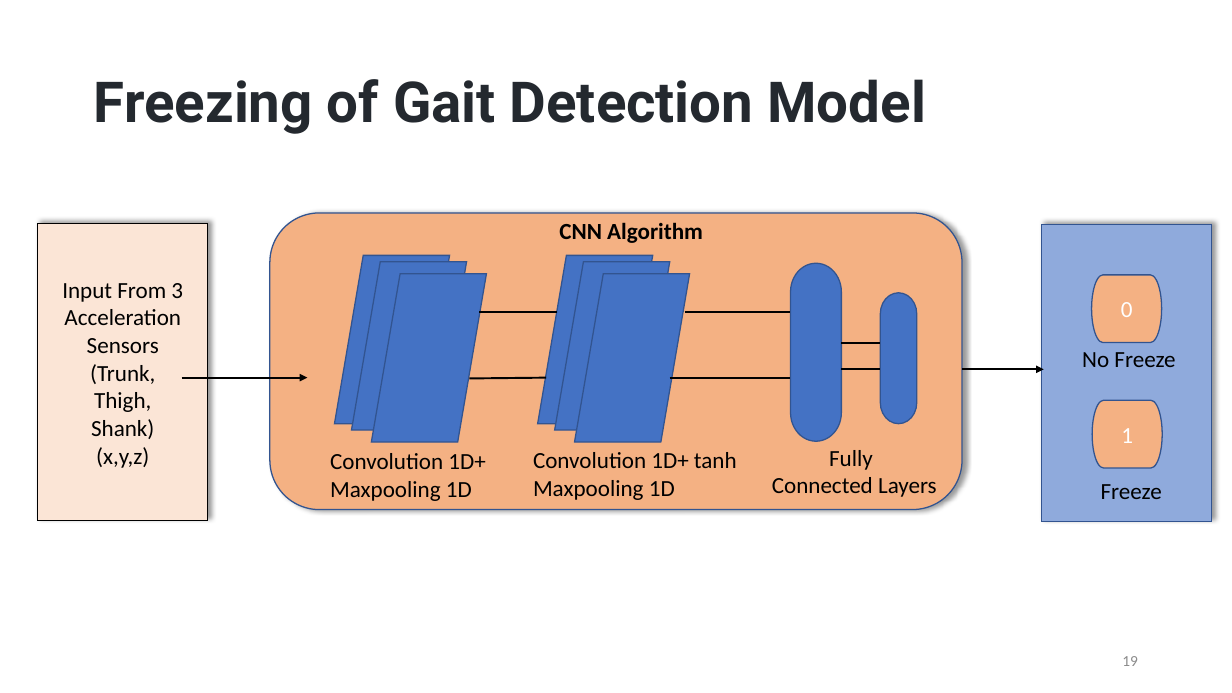
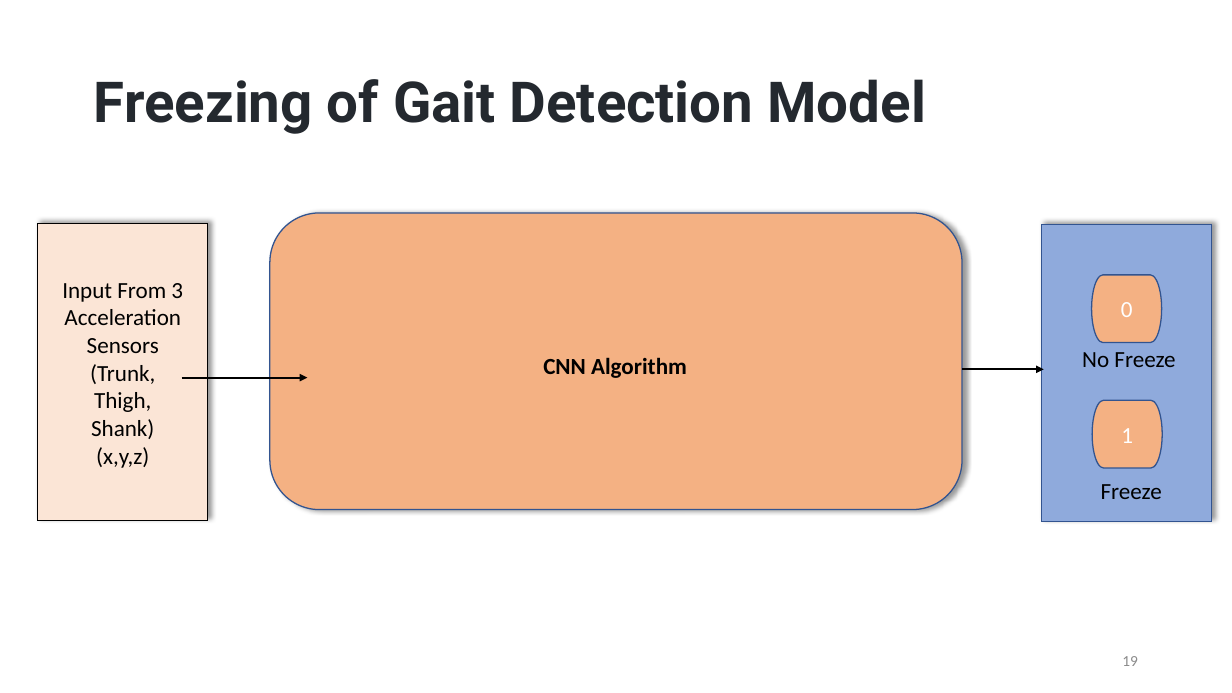
Before and after one commit to aaditya-co/parkinsons_GAIT_Analysis, a slide deck: slide 19 of 2020179001.pptx. Drawn at 1232x693 pixels with LibreOffice and Linux fonts; fonts in the diff are those of the drawing. Boxes give left, top, right and bottom in pixels: in the first picture for what was removed or moved away, otherwise in the second. Text is boxed around its words. In the diff, an @@ line names an element or a change of style, - is before the commit and + after.

Commit message:
updated

```diff
--- a/2020179001.pptx
+++ b/2020179001.pptx
@@ parallelogram removed at (335, 255, 450, 423) @@
@@ parallelogram removed at (351, 262, 467, 430) @@
@@ parallelogram removed at (538, 255, 653, 423) @@
@@ parallelogram removed at (555, 262, 670, 430) @@
@@ pill shape removed at (791, 263, 842, 442) @@
@@ parallelogram removed at (372, 274, 487, 442) @@
@@ parallelogram removed at (575, 274, 690, 442) @@
@@ pill shape removed at (881, 293, 917, 424) @@
@@ line removed from (480, 312) to (557, 312) @@
@@ line removed from (685, 312) to (791, 312) @@
@@ text "CNN Algorithm": place and size @@
-text "CNN Algorithm" at (559, 222, 703, 243)
+text "CNN Algorithm" at (543, 357, 687, 378)
@@ line removed from (842, 343) to (881, 343) @@
@@ line removed from (470, 379) to (546, 378) @@
@@ line removed from (670, 379) to (791, 379) @@
@@ line removed from (842, 369) to (881, 369) @@
@@ text removed at (330, 453, 485, 501) @@
-Convolution 1D+
-Maxpooling 1D
@@ text removed at (533, 452, 737, 500) @@
-Convolution 1D+ tanh
-Maxpooling 1D
@@ text removed at (772, 450, 937, 497) @@
-Fully
-Connected Layers
```
Also in this commit, not shown: 3 other slides changed, 4 slides added, 2 slides removed.
